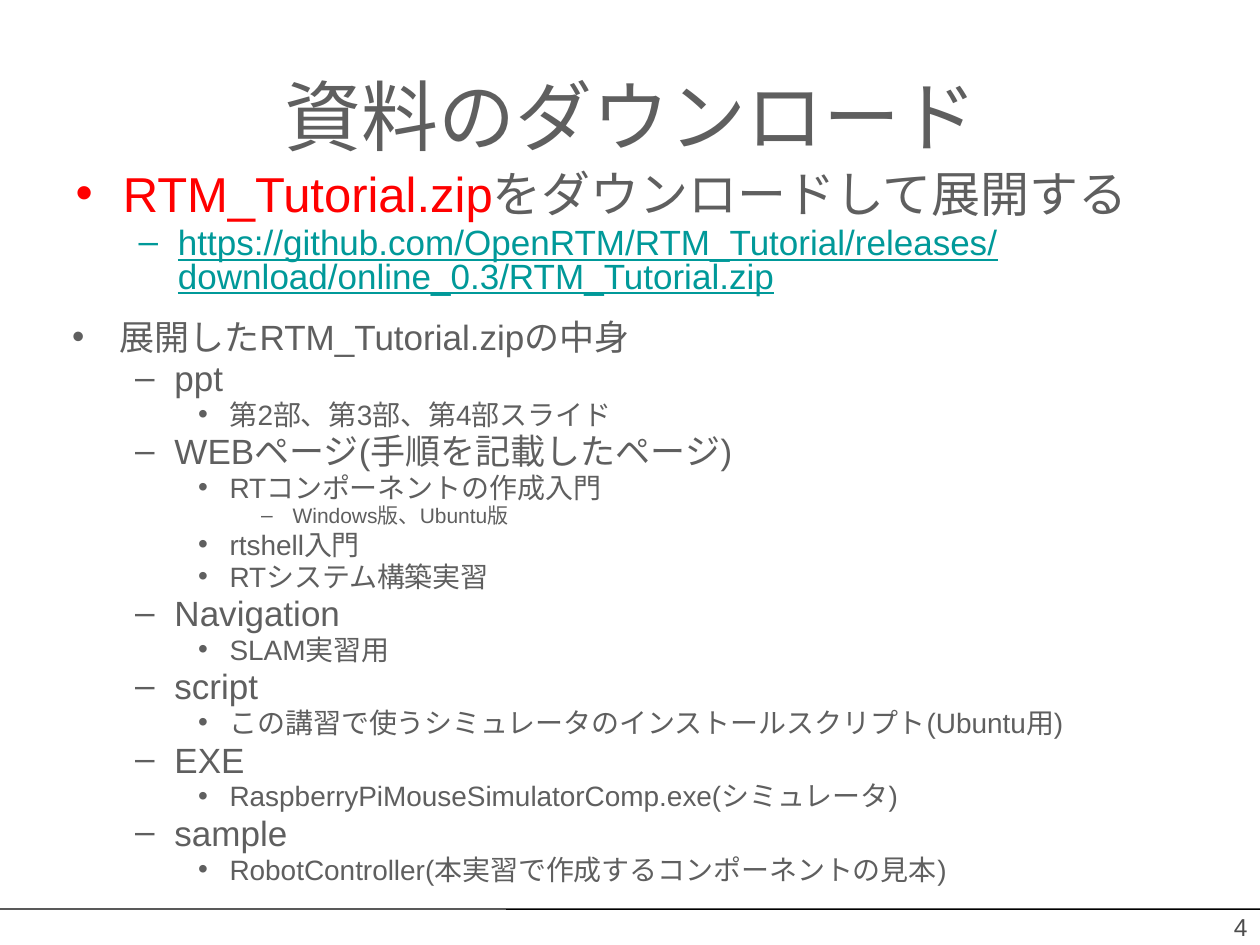
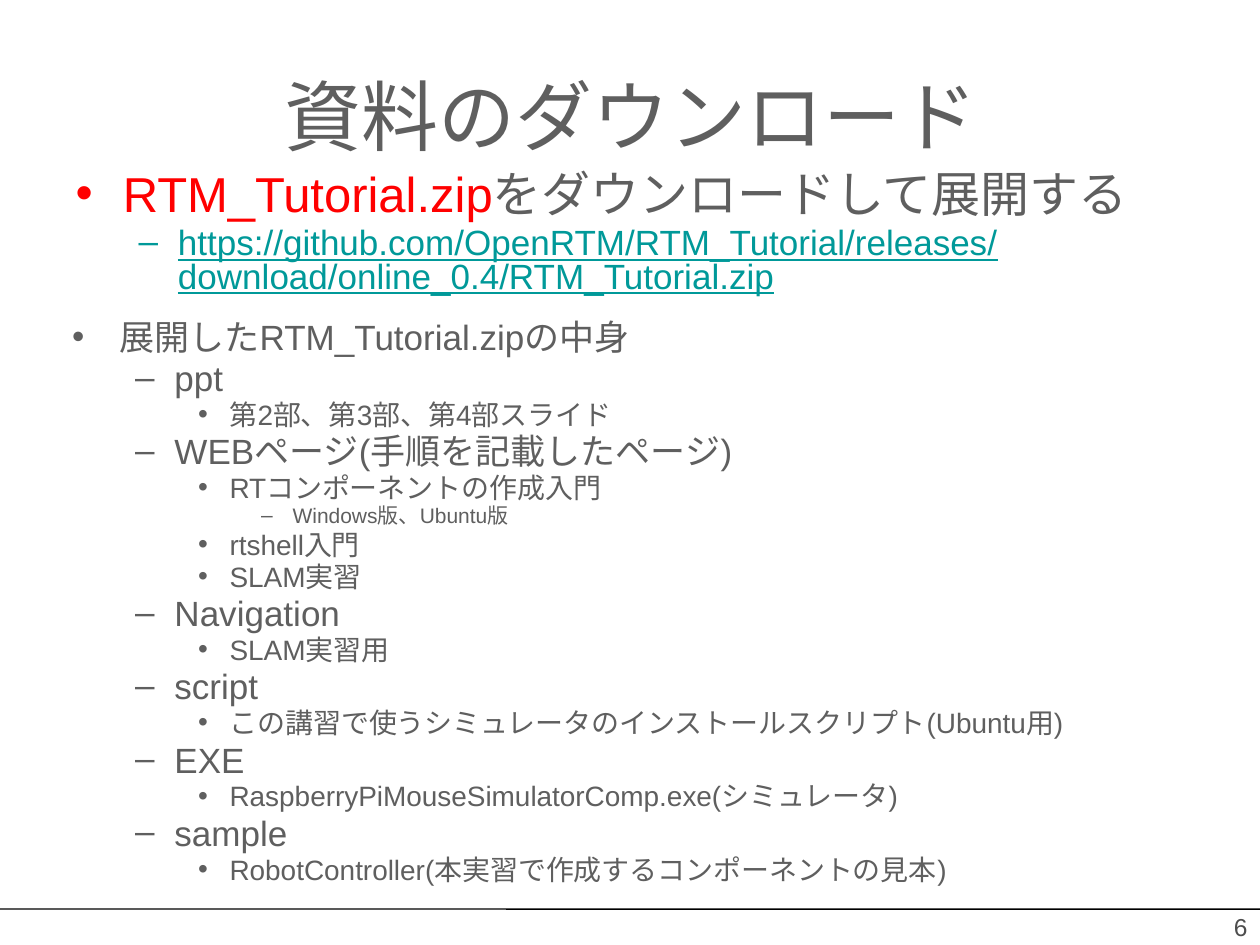
Before and after one commit to OpenRTM/RTM_Tutorial, a slide deck: slide 6 of ppt/インストールの確認_online.pptx (slide 4 before the commit). Drawn at 1260x945 pixels with LibreOffice and Linux fonts; fonts in the diff are those of the drawing; background and template pictures are left out. Boxes give left, top, right and bottom in pixels: in the first picture for what was removed or moved away, otherwise in the second. Text is boxed around its words. In the diff, an @@ line names an element or a change of style, - is before the commit and + after.

```diff
--- a/ppt/インストールの確認_online.pptx
+++ b/ppt/インストールの確認_online.pptx
@@ text at (178,229,997,296): text changed @@
-  – https://github.com/OpenRTM/RTM_Tutorial/releases/download/online_0.3/RTM_Tutorial.zip
+  – https://github.com/OpenRTM/RTM_Tutorial/releases/download/online_0.4/RTM_Tutorial.zip
@@ text at (230,565,362,590): text changed @@
-    • RTシステム構築実習
+    • SLAM実習
@@ page number at (1234,919,1248,936): text changed @@
-4
+6
```
Also in this commit, not shown: 1 other slide changed, 2 slides added, 1 other file.
